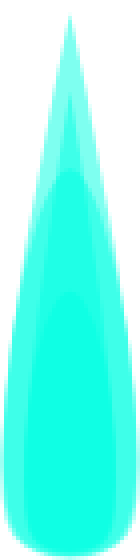
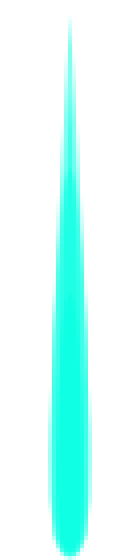
The second 140×560 image is a revision of the first. Changes to its layers:
painted on "attack" over [0,12,140,560]
painted on "set" over [0,168,140,560]
